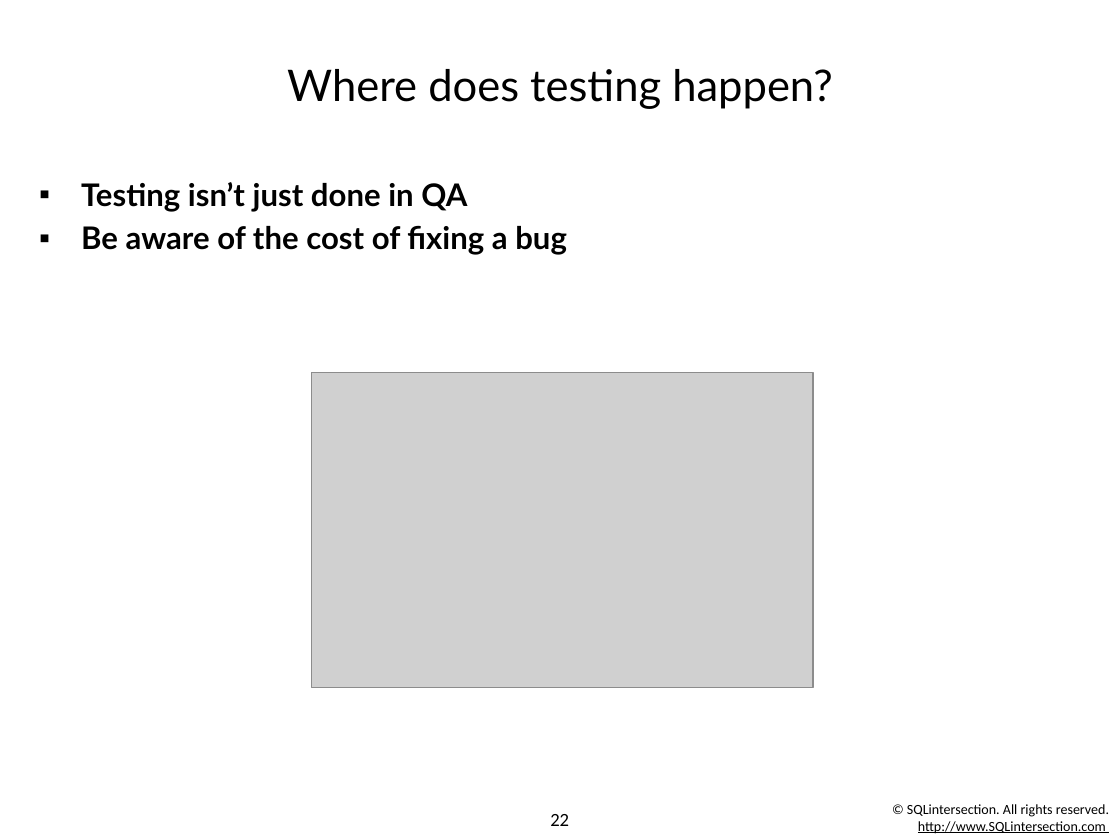
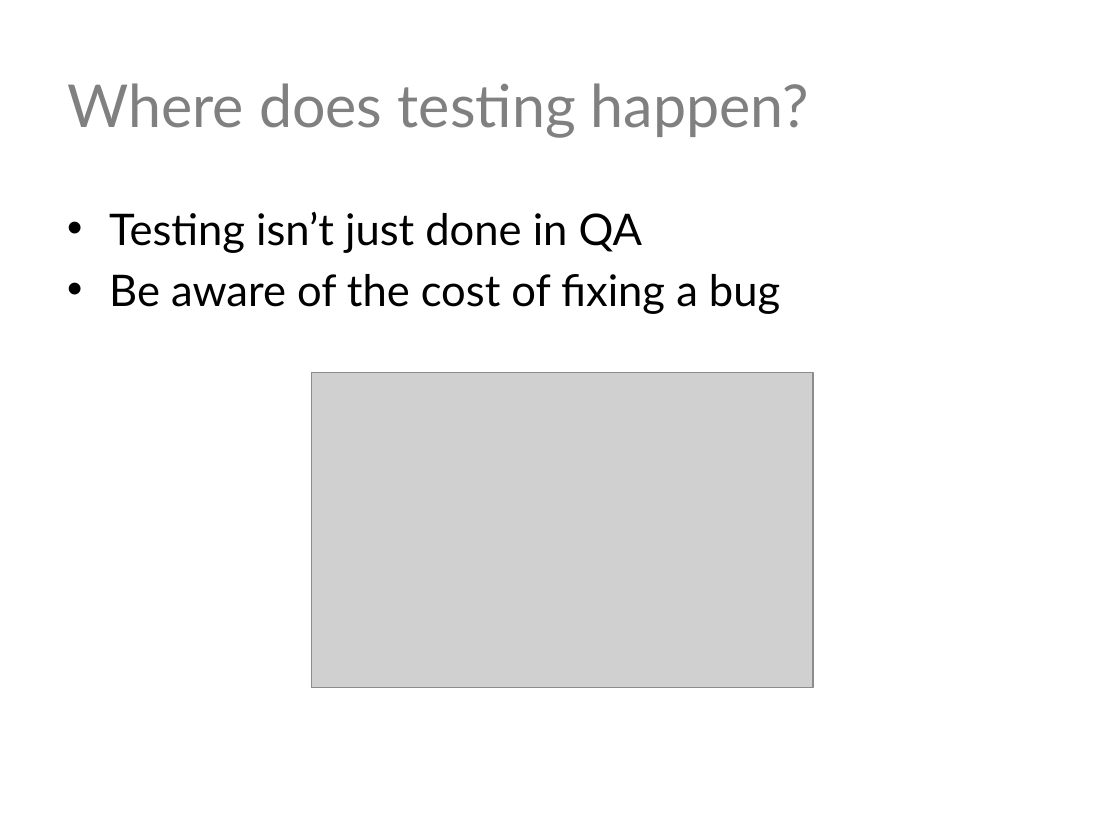
Before and after one commit to way0utwest/CIforDB, a slide deck: slide 22 of CI for Databases.pptx. Drawn at 1120x840 pixels with LibreOffice and Linux fonts; fonts in the diff are those of the drawing; grey boxes stand for pictures; background and template pictures are left out. Boxes give left, top, right and bottom in pixels: in the first picture for what was removed or moved away, otherwise in the second. Text is boxed around its words. In the diff, an @@ line names an element or a change of style, - is before the commit and + after.

```diff
--- a/CI for Databases.pptx
+++ b/CI for Databases.pptx
@@ title "Where does testing happen?" at <box>67,83,809,138</box>: size 28 to 38 pt, text colour #000000 to #808080; alignment centre to left @@
@@ text "Testing isn’t just done in ...": place and size @@
-text "Testing isn’t just done in ..." at <box>81,182,567,255</box>
+text "Testing isn’t just done in ..." at <box>109,212,780,314</box>
@@ text "Testing isn’t just done in ..." at <box>109,212,780,314</box>: size 20 to 28 pt, bold off; bullet ▪ to •; more space between paragraphs @@
@@ text removed at <box>907,804,1109,834</box> @@
-© SQLintersection. All rights reserved.
-http://www.SQLintersection.com
@@ page number removed at <box>550,814,569,826</box> @@
-22
```
Also in this commit, not shown: 33 other slides changed.
